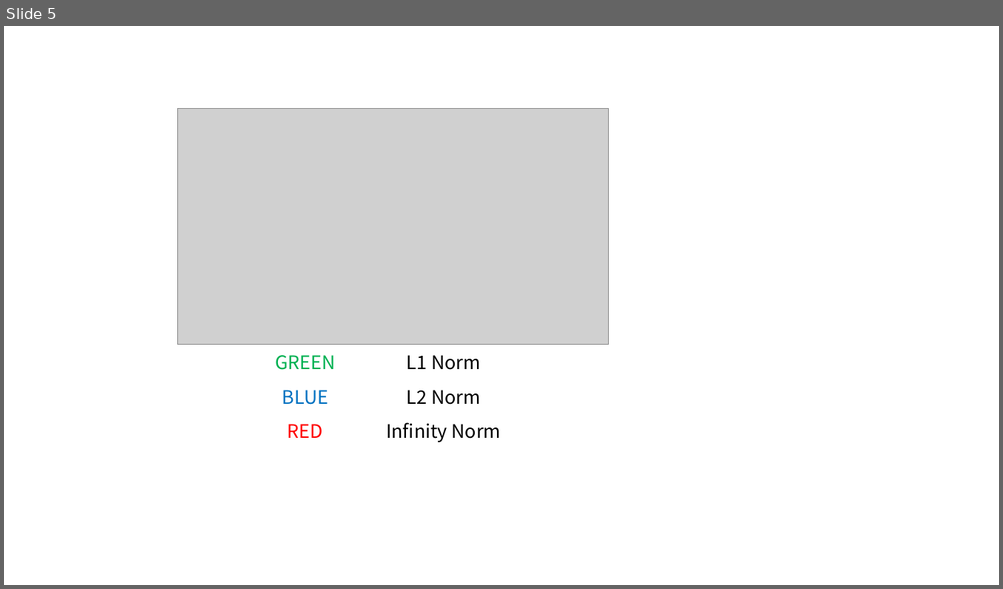
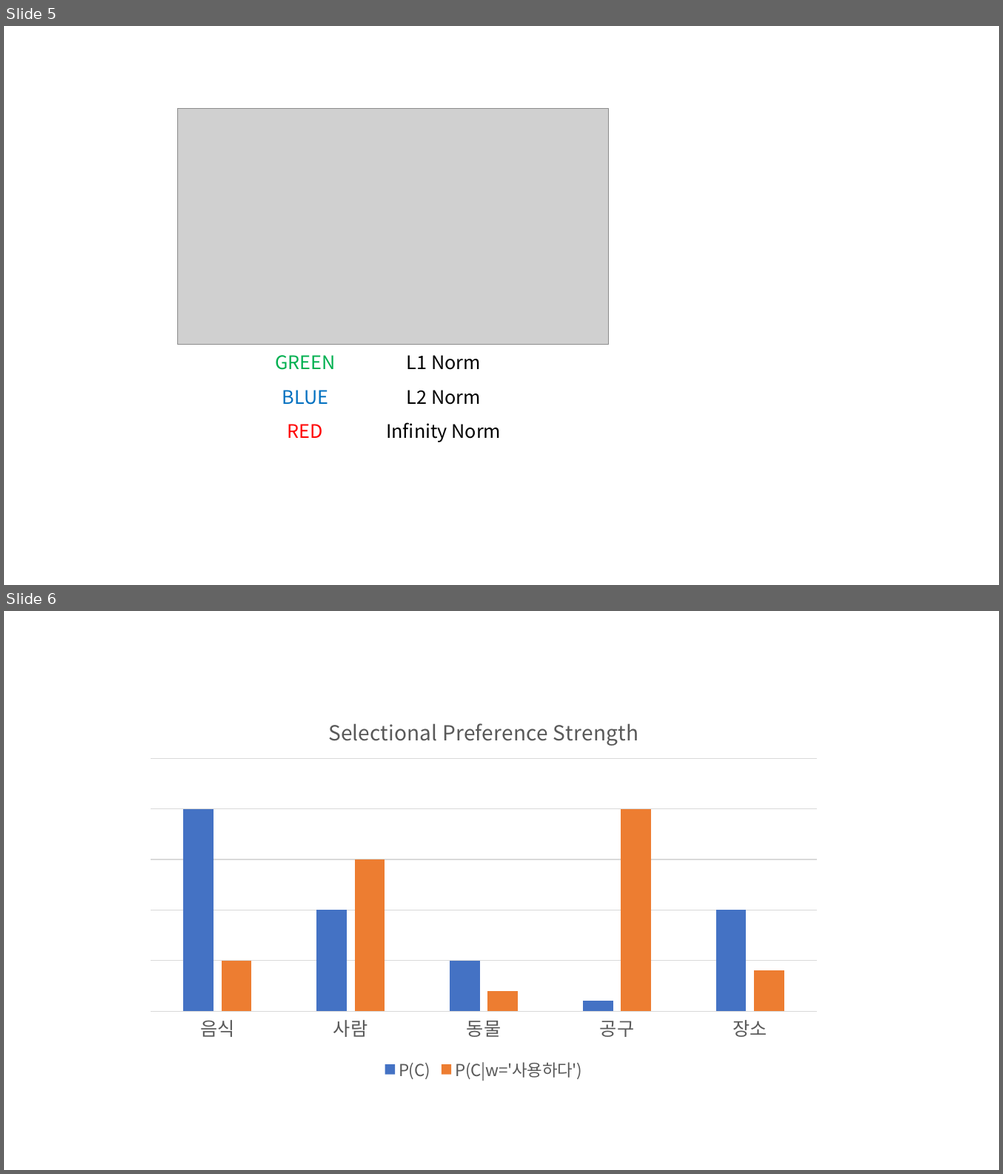
Before and after one commit to bbiyongel/nlp_with_pytorch, a slide deck: Illustration.pptx. Shown one above the other, each under a label of ours: slide 5 before the commit, slides 5 and 6 after it. The pictures are 1003x589 and 1003x1174 pixels, drawn with LibreOffice and Linux fonts; fonts in the diff are those of the drawing; grey boxes stand for pictures. Boxes give left, top, right and bottom in pixels: in the first picture for what was removed or moved away, otherwise in the second. Text is boxed around its words. In the diff, an @@ line names an element or a change of style, - is before the commit and + after.

Commit message:
update selectional preference page

```diff
--- a/Illustration.pptx
+++ b/Illustration.pptx
@@ slide 6 added at [4, 611, 999, 1170], background #FFFFFF @@
@@ column chart added at [136, 701, 831, 1085] @@
+title "Selectional Preference Strength "
+categories: 음식, 사람, 동물, 공구, 장소
+P(C): 100, 50, 25, 5, 50
+P(C|w='사용하다'): 25, 75, 10, 100, 20
```
Also in this commit, not shown: 4 other files.
